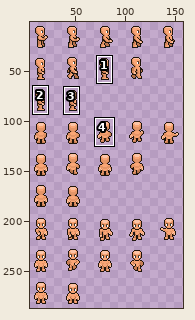
A sprite sheet gets an edit: client/img/1/NFT_3e6fe4c9853bc8f3e55d9debde9f2a22952e349cae47d3df3110ff1e604b3c77.png. The first picture is a wide view before the edit; the outline marks the close-up.
Close-up. Earlier state:
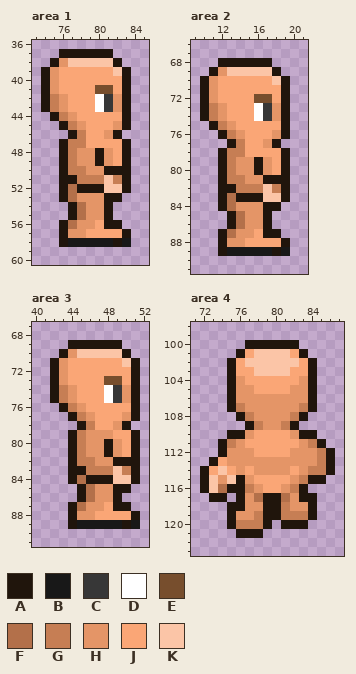
The file is 160x288 pixels. Pixels under 10% opacity are left out. Colours within 5 levels of each other are drawn and written as one. Shown: area 1: x 73..85, y 36..60; area 2: x 9..21, y 66..91; area 3: x 40..52, y 67..91; area 4: x 71..87, y 98..123. The wide view leaves out empty margins. The commit also changed other parts of the picture, which this record leaves out.
Palette (. is transparent): A #20150c  B #181818  C #373737  D #ffffff  E #774e2d  F #b3704a  G #c67e54  H #e49567  J #faa676  K #fbc5a7
New version:
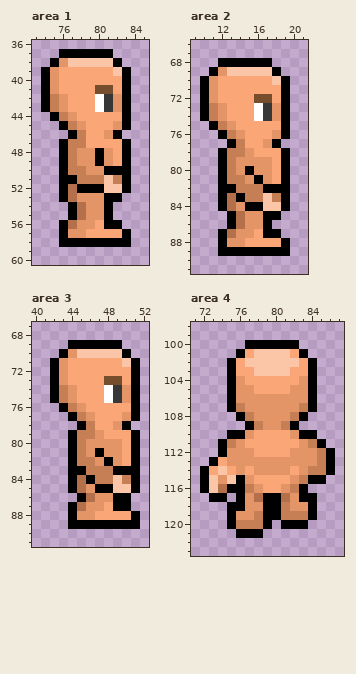
The exact change:
@@ palette @@
-A #20150c
+A #000000
--- area 1
@@ x 73..85 @@
 57 ...AHHJJJJA..
-58 ...ABBBBBAB..
+58 ...AAAAAAAA..
 59 .............
--- area 2
@@ x 13..21 @@
 77 AGJJHA...
-78 GGJJJJA..
-79 GHHAHJA..
-80 GHHAHJA..
-81 GGHHAAA..
-82 AGGGKGA..
-83 FAAAKKA..
-84 FHHHAA...
-85 AFHHA....
+78 GGHJJJA..
+79 GHHHHJA..
+80 GHAHHJA..
+81 GGHAHJA..
+82 AGGGAAA..
+83 FAGGKGA..
+84 FHAAKKA..
+85 AFHHAA...
 86 AFHHA....
@@ x 9..21 @@
 88 ...AHHJJJJA..
-89 ...ABBBBBAB..
+89 ...AAAAAAAA..
 90 .............
--- area 3
@@ x 40..52 @@
 78 .....AGJJHA..
-79 ....AGHHHJJA.
-80 ....AGHHAHJA.
-81 ....AGHHAHJA.
-82 ....AGGHHAAA.
-83 ....AAGGGKGA.
-84 ....AFAAAKKA.
-85 .....AFHHAA..
-86 .....AFHHA...
+79 ....AGGHJJJA.
+80 ....AGHHHHJA.
+81 ....AGHAHHJA.
+82 ....AGGHAHJA.
+83 ....AAGGGAAA.
+84 ....AFAGGKGA.
+85 ....AFHAAKKA.
+86 .....AFHHAA..
 87 ....AFHHJAA..
 88 ....AHHJJJJA.
-89 ....ABBBBBAB.
+89 ....AAAAAAAA.
 90 .............
Boxes around the changes in both close-ups, in picture pixels (x1, y1, x2, y2):
changed: (41, 49, 131, 247)
changed: (200, 58, 290, 256)
changed: (50, 340, 140, 529)
changed: (200, 340, 335, 538)
